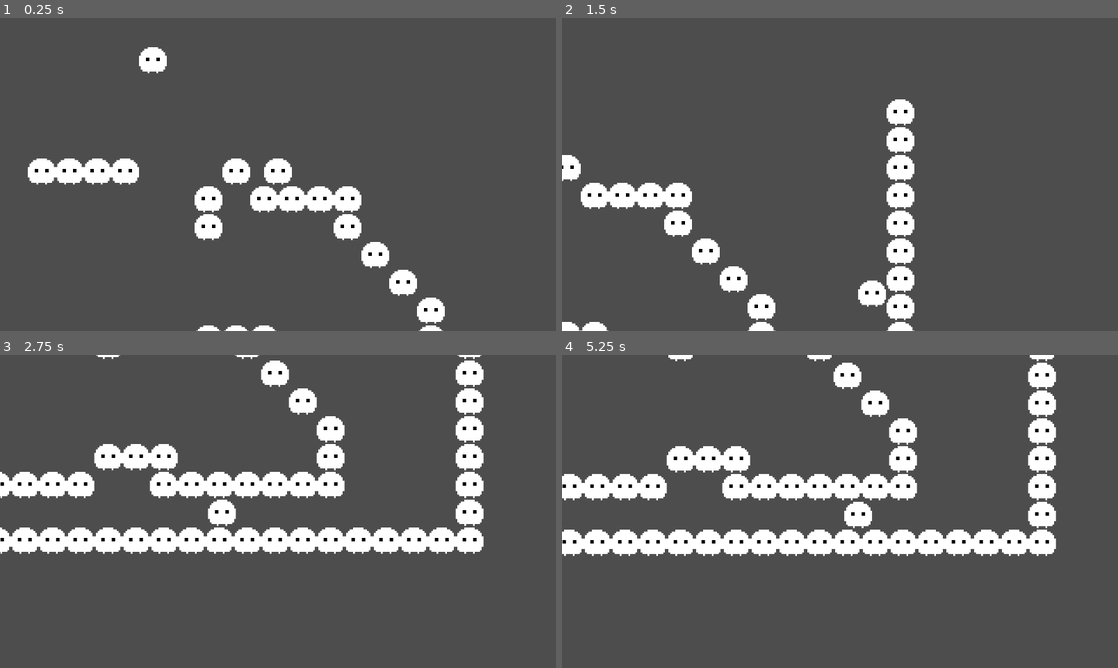
Above: before the commit, frames 1-4 (two rows, left to right).
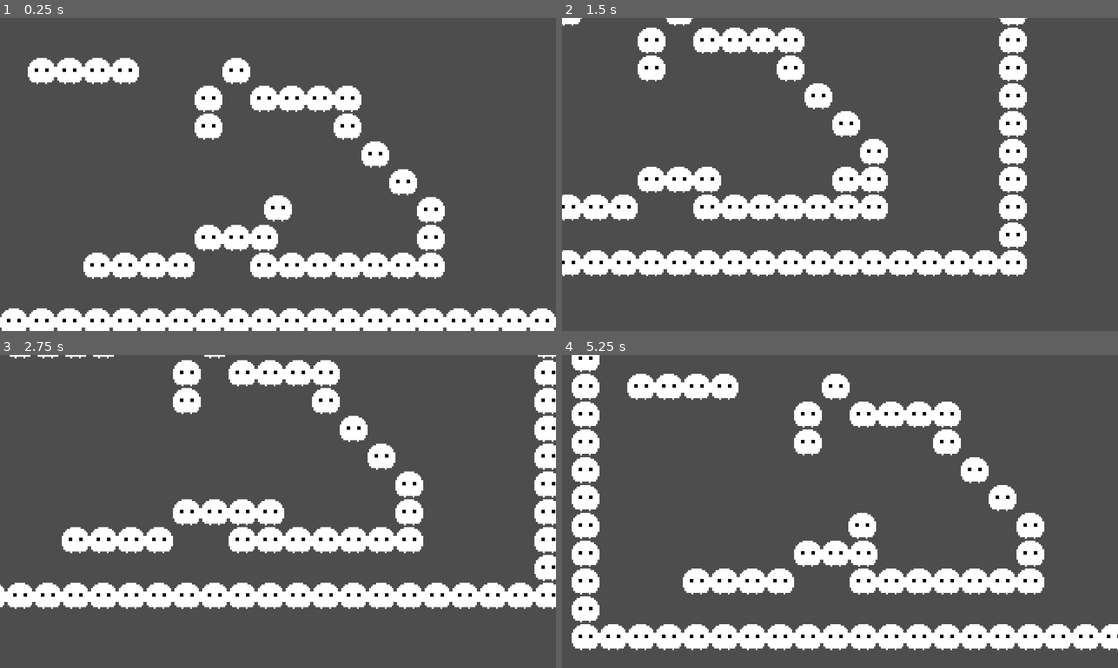
Above: after the commit, the same moments.

Repository: Shadow-Switch/Shadow-Switch
Game: Godot game, scene res://scenes/game.tscn
Same seed, same stepped clock (60 frames per second), same inputs: the game is played once before the commit and once after it.
Inputs:
- Up to frame 1 (0.25 s): no input
- Up to frame 2 (1.5 s): tap Enter (ui_accept) at 0.5, 0.77 s; hold Right (ui_right) from 0.53 s (still down)
- Up to frame 3 (2.75 s): tap Enter (ui_accept) at 1.52 s; release Right (ui_right) at 2.03 s; hold Left (ui_left) from 2.03 s (still down)
- Up to frame 4 (5.25 s): release Left (ui_left) at 2.78 s; hold Right (ui_right) 2.78-4.28 s; tap Enter (ui_accept) at 3.02, 3.77, 4.52 s; hold Left (ui_left) 4.28-5.03 s; hold Right (ui_right) from 5.03 s (still down)

The runs differ from the first frame. In frame 1, 21% of the frame differs, in the area x 0-100%, y 9-100%; in frame 2, 22%; in frame 3, 25%; in frame 4, 32%, in the area x 0-100%, y 0-95%.

Commit message:
이상한 폴더 삭제
파일은 다시 돌려놀거임

Diff:
--- a/Scenes/player.tscn
+++ b/player.tscn
@@ -1,6 +1,6 @@
 [gd_scene format=3 uid="uid://cpk6plcbaawl0"]
 
-[ext_resource type="Script" uid="uid://8wir8tl7xgtw" path="res://scripts/player.gd" id="1_rpqav"]
+[ext_resource type="Script" uid="uid://8wir8tl7xgtw" path="res://player.gd" id="1_rpqav"]
 [ext_resource type="Texture2D" uid="uid://bcp7btldecbua" path="res://assets/images/player.png" id="2_kyqiw"]
 
 [sub_resource type="RectangleShape2D" id="RectangleShape2D_g2els"]
@@ -17,3 +17,4 @@
 
 [node name="Camera2D" type="Camera2D" parent="." unique_id=485226368]
 position_smoothing_enabled = true
+rotation_smoothing_enabled = true
--- a/scenes/game.tscn
+++ b/scenes/game.tscn
@@ -1,10 +1,10 @@
 [gd_scene format=3 uid="uid://n78b0umtt64t"]
 
 [ext_resource type="Script" uid="uid://c8cxqhy1eeb7j" path="res://scripts/game.gd" id="1_lnu2h"]
-[ext_resource type="PackedScene" uid="uid://cpk6plcbaawl0" path="res://scenes/player.tscn" id="1_yqjtg"]
+[ext_resource type="PackedScene" uid="uid://cpk6plcbaawl0" path="res://player.tscn" id="1_yqjtg"]
 
 [node name="Game" type="Node2D" unique_id=963134467]
 script = ExtResource("1_lnu2h")
 
 [node name="Player" parent="." unique_id=523157469 instance=ExtResource("1_yqjtg")]
-position = Vector2(160, 48)
+position = Vector2(160, 90)
Renamed: Scripts/player.gd -> player.gd
Renamed: Scripts/player.gd.uid -> player.gd.uid
